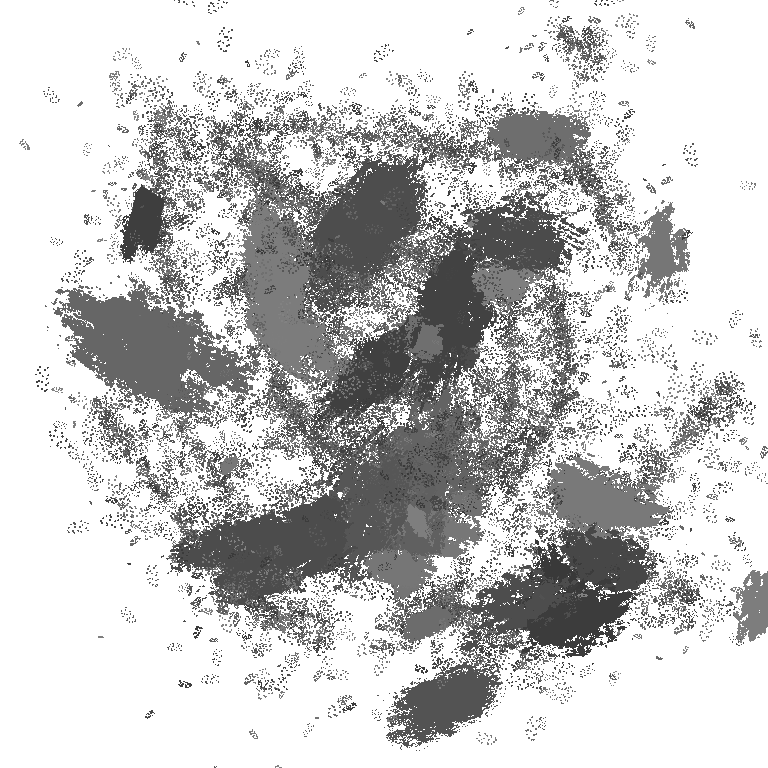
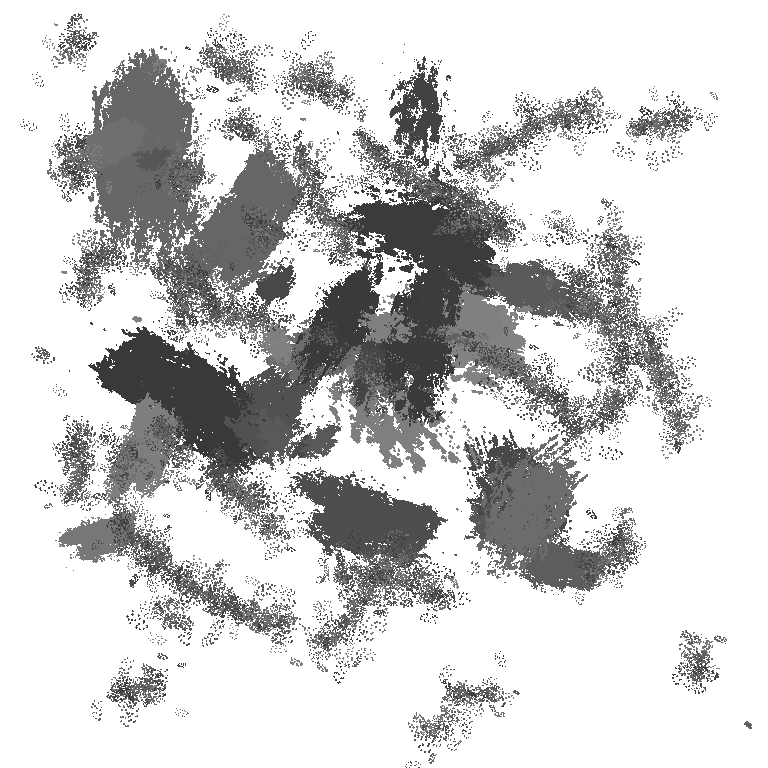
Layer changes from the first w=768, h=768 image to the second:
added layer "Layer #5" above "Layer #3" over [20, 13, 752, 768]
hid "Layer #3" over [19, 0, 768, 768]
